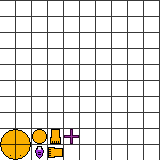
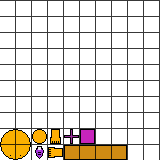
Comparing the layer stacks of the two w=160, h=160 images. Changes:
added layer "Слой 15" above "Слой 14 kопировать" over <box>64,145,127,160</box>
added layer "Слой 14" above "Слой 7" over <box>80,129,95,144</box>
painted on "Слой 7" over <box>64,129,79,144</box>
